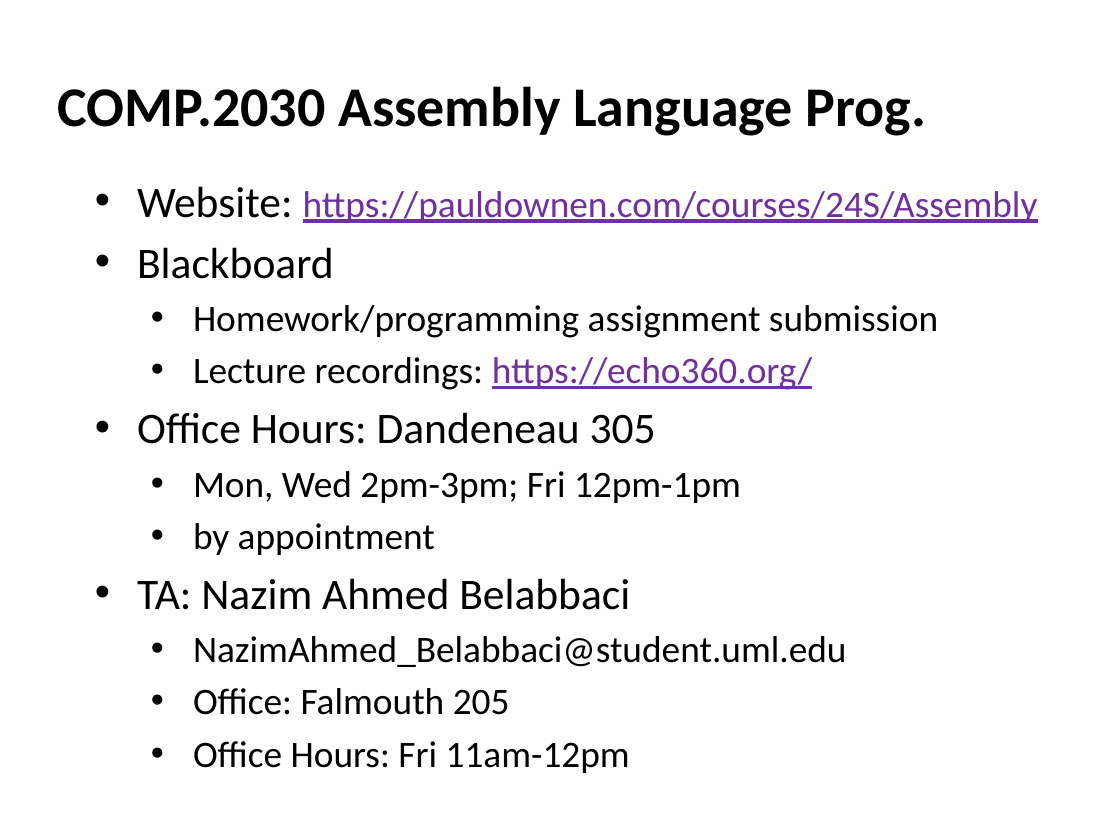
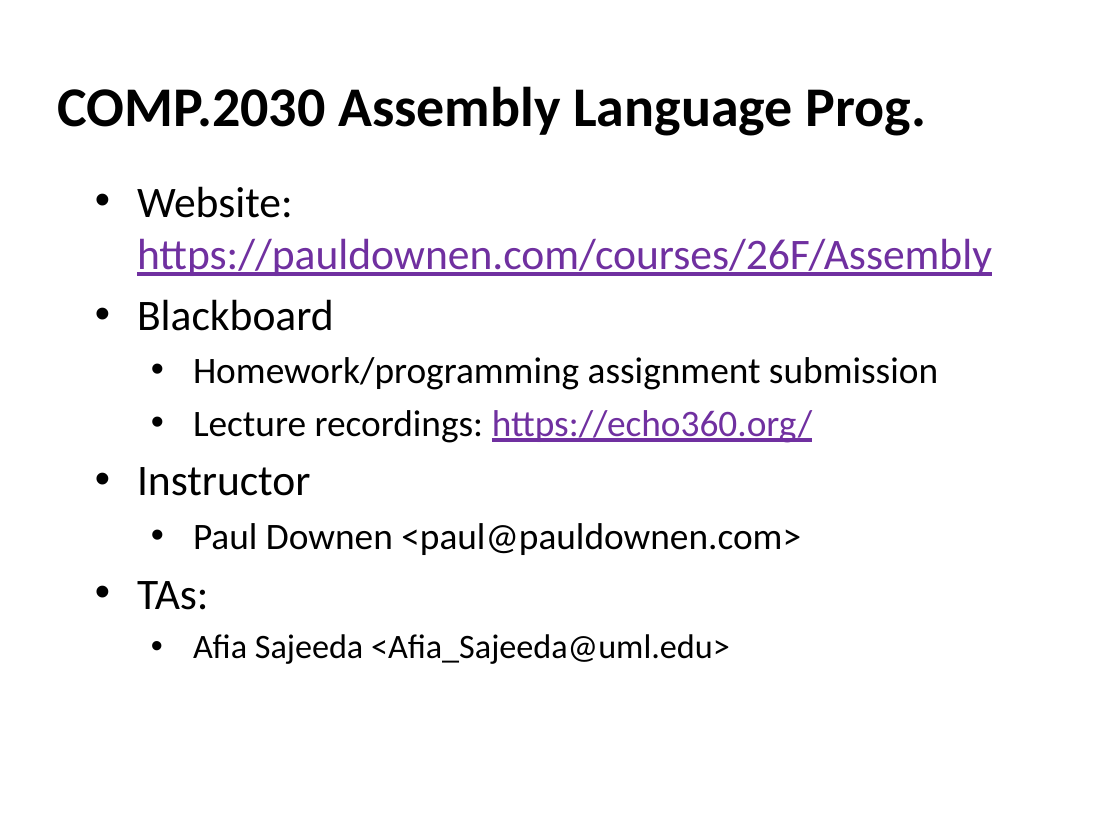
Before and after one commit to pdownen/pdownen.github.io, a slide deck: slide 1 of courses/26F/Assembly/notes/01a_intro.pptx. Drawn at 1120x840 pixels with LibreOffice and Linux fonts; fonts in the diff are those of the drawing; background and template pictures are left out. Boxes give left, top, right and bottom in pixels: in the first picture for what was removed or moved away, otherwise in the second. Text is boxed around its words. In the diff, an @@ line names an element or a change of style, - is before the commit and + after.

Commit message:
Update info on Assembly (F'26) slides

```diff
--- a/courses/26F/Assembly/notes/01a_intro.pptx
+++ b/courses/26F/Assembly/notes/01a_intro.pptx
@@ text at [137,186,992,276]: text changed; size 24 to 28 pt @@
-• Website: https://pauldownen.com/courses/24S/Assembly
+• Website: https://pauldownen.com/courses/26F/Assembly
@@ text at [137,467,801,664]: text changed; size 24 to 22 pt @@
-• Office Hours: Dandeneau 305
-  • Mon, Wed 2pm-3pm; Fri 12pm-1pm
-  • by appointment
-• TA: Nazim Ahmed Belabbaci
-  • NazimAhmed_Belabbaci@student.uml.edu
-  • Office: Falmouth 205
-  • Office Hours: Fri 11am-12pm
+• Instructor
+  • Paul Downen <paul@pauldownen.com>
+• TAs:
+  • Afia Sajeeda <Afia_Sajeeda@uml.edu>
```
Also in this commit, not shown: 3 other slides changed.
